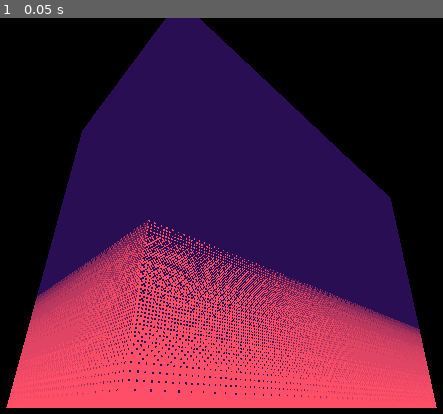
Above: before the commit, frame 1.
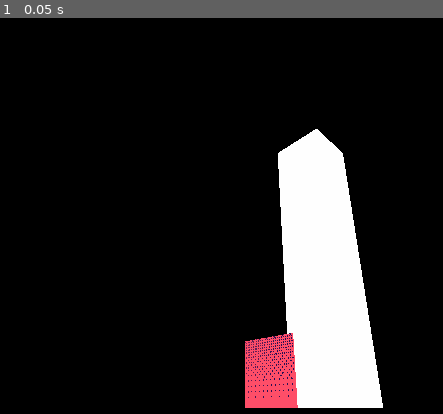
Above: after the commit, the same moment.

Repository: CluckeyMcCormick/ncg2
Game: Godot game, scene res://Main.tscn
The game is run twice, just before and just after one commit, with the same random seed, the same clock (stepped at 60 frames per second) and the same inputs.
Inputs:
- Up to frame 1 (0.05 s): no input

The runs differ from the first frame. In frame 1, 63% of the frame differs, in the area x 1-99%, y 0-99%.

Commit message:
Lay the groundwork for auto generating buildings
We're at cross-purposes here for what we want to do with our textures:
we want the fade/gradient texture to be locked in place, but we want
the window texture to be random to each building and each SIDE of the
building.

Fortunately, Godot allows for two sets of UV textures/coordinates: UV
and UV2. So, we're gonna use the UV coordinates as the 'locked'
coordinates and we're gonna use the UV2 as the 'random' coordinates.

However, to be random to each building, we need to directly build in
the UV/UV2 coordinates by hand. So, I've copied some code from my
ongoing 'fictional-guacamole' project. It works, but to be honest,
it's a bit of a mess. It'll take some time to REALLY sort out how best
to do this...

Diff:
--- /dev/null
+++ b/AutoBuilding.gd
@@ -0,0 +1,52 @@
+extends Spatial
+
+export(Material) var building_material
+
+var len_x = 3
+var len_y = 5
+var len_z = 2
+
+# Load the PolyGen script
+const PolyGen = preload("res://util/PolyGen.gd")
+
+# Called when the node enters the scene tree for the first time.
+func _ready():
+    make_building()
+
+func make_building():
+    $ZNeg.mesh = ready_mesh(Vector2(0, 0), Vector2(1, 1), -1, false, Vector2(0, 0))
+
+func ready_mesh(pointA, pointB, axis_point, is_x, uv2_shift):
+    var new_mesh = Mesh.new()
+    var verts = PoolVector3Array()
+    var UVs = PoolVector2Array()
+    var UV2s = PoolVector2Array()
+
+    var length = 1
+
+    # Points and such
+    var pd
+
+    # Face 1: X-Positive
+    if is_x:
+        pd = PolyGen.create_xlock_face_simple(pointA, pointB, axis_point, uv2_shift)
+    else:
+        pd = PolyGen.create_zlock_face_simple(pointA, pointB, axis_point, uv2_shift)
+    verts.append_array( pd[PolyGen.VECTOR3_KEY] )
+    UVs.append_array( pd[PolyGen.UV_KEY] )
+    UV2s.append_array( pd[PolyGen.UV2_KEY] )
+
+    var st = SurfaceTool.new()
+    st.begin(Mesh.PRIMITIVE_TRIANGLES)
+
+    st.set_material(building_material)
+
+    for v in verts.size():
+        st.add_uv(UVs[v])
+        st.add_vertex(verts[v])
+
+    st.generate_normals()
+    st.generate_tangents()
+
+    st.commit(new_mesh)
+    return new_mesh
--- a/Main.tscn
+++ b/Main.tscn
@@ -1,20 +1,35 @@
-[gd_scene load_steps=3 format=2]
+[gd_scene load_steps=5 format=2]
 
 [ext_resource path="res://materials/BuildingMaterialA.tres" type="Material" id=1]
+[ext_resource path="res://AutoBuilding.gd" type="Script" id=2]
 
 [sub_resource type="CubeMesh" id=1]
 size = Vector3( 4, 6, 8 )
 
+[sub_resource type="CubeMesh" id=2]
+size = Vector3( 1, 5, 1 )
+
 [node name="Main" type="Spatial"]
 
 [node name="SampleBuildery" type="MeshInstance" parent="."]
-transform = Transform( 1, 0, 0, 0, 1, 0, 0, 0, 1, 7, 3, 0 )
+transform = Transform( 1, 0, 0, 0, 1, 0, 0, 0, 1, 7, -7.17138, 0 )
 layers = 2
 mesh = SubResource( 1 )
 material/0 = ExtResource( 1 )
 
 [node name="PrimaryCamera" type="Camera" parent="."]
-transform = Transform( -0.707107, -0.298836, -0.640856, 0, 0.906308, -0.422618, 0.707107, -0.298836, -0.640856, 2, 0, -5.5 )
+transform = Transform( -0.707107, -0.298836, -0.640857, 0, 0.906308, -0.422618, 0.707107, -0.298836, -0.640857, -3, 0, -5 )
 cull_mask = 3
 current = true
 size = 9.0
+
+[node name="AutoBuilding" type="Spatial" parent="."]
+script = ExtResource( 2 )
+building_material = ExtResource( 1 )
+
+[node name="PlaceHolder" type="MeshInstance" parent="AutoBuilding"]
+transform = Transform( 1, 0, 0, 0, 1, 0, 0, 0, 1, 0, 2.5, 0 )
+mesh = SubResource( 2 )
+material/0 = null
+
+[node name="ZNeg" type="MeshInstance" parent="AutoBuilding"]
--- a/materials/BuildingMaterialA.tres
+++ b/materials/BuildingMaterialA.tres
@@ -8,7 +8,7 @@
 shader = ExtResource( 1 )
 shader_param/dark_color = Color( 0.168627, 0.0588235, 0.329412, 1 )
 shader_param/street_color = Color( 1, 0.309804, 0.411765, 1 )
-shader_param/window_color = null
+shader_param/window_color = Color( 1, 1, 1, 1 )
 shader_param/triplanar_scale = Vector3( 0.1, 0.1, 0.1 )
 shader_param/triplanar_offset = Vector3( 0, 0, 0 )
 shader_param/triplanar_sharpness = 9.0
--- a/materials/StreetDarkWindowShader.tres
+++ b/materials/StreetDarkWindowShader.tres
@@ -11,6 +11,7 @@
 [sub_resource type="VisualShaderNodeVectorScalarMix" id=3]
 
 [sub_resource type="VisualShaderNodeVectorScalarMix" id=4]
+output_port_for_preview = 0
 
 [sub_resource type="VisualShaderNodeColorUniform" id=5]
 uniform_name = "dark_color"
@@ -105,7 +106,7 @@
 
 }
 "
-graph_offset = Vector2( -0.0561161, -146.318 )
+graph_offset = Vector2( -74.02, -137 )
 flags/world_vertex_coords = true
 nodes/fragment/0/position = Vector2( 860, 140 )
 nodes/fragment/4/node = SubResource( 5 )
@@ -117,7 +118,7 @@
 nodes/fragment/10/node = SubResource( 1 )
 nodes/fragment/10/position = Vector2( -100, 0 )
 nodes/fragment/11/node = SubResource( 2 )
-nodes/fragment/11/position = Vector2( 180, 280 )
+nodes/fragment/11/position = Vector2( 140, 280 )
 nodes/fragment/22/node = SubResource( 3 )
 nodes/fragment/22/position = Vector2( 380, 40 )
 nodes/fragment/23/node = SubResource( 4 )
--- /dev/null
+++ b/util/PolyGen.gd
@@ -0,0 +1,203 @@
+extends Node
+
+# These functions need to return two different items - a PoolVector2Array and a
+# PoolVector3Array. Since GDScript lacks custom classes, and there's no
+# returning multiple values, we'll pack our return values into a dictionary.
+# We'll get the values out using these key constants.
+const VECTOR3_KEY = "vertex_pool_array"
+const UV_KEY = "uv_pool_array"
+const UV2_KEY = "uv2_pool_array"
+
+# --------------------------------------------------------
+#
+# Simple Face Creation
+#
+# --------------------------------------------------------
+# Most of the functions in this utility script draw rectangular polygons using
+# only two points: A and B. That's because we can draw simple rectangular faces
+# like so:
+#
+#       B-----------------Ad      Given A and B, where A and B are both Vector2
+#       |                  |      values, drawing a polygon is trivial! All we
+#       |                  |      need is a constant (that will change with the
+#       Bd-----------------A      type of face).
+#
+# We'll use the designations A-derivative ("Ad") and B-derivative ("Bd") to
+# refer to the derived points as designated above.
+
+# Creates a face where the position on the Y-axis is locked. The user can
+# control what direction is "upwards" by manipulating pointA and pointB
+# appropriately. UV coordinates must be provided as uvA and uvB.
+static func create_ylock_face(
+    pointA : Vector2, pointB : Vector2, y_pos : float,
+    uvA : Vector2, uvB : Vector2, uv2_shift : Vector2
+):
+    var v2 = PoolVector2Array()
+    var v2_uv2 = PoolVector2Array()
+    var v3 = PoolVector3Array()
+
+    var A3 = Vector3(pointA.x, y_pos, pointA.y)
+    var B3 = Vector3(pointB.x, y_pos, pointB.y)
+    var Ad3 = Vector3(pointA.x, y_pos, pointB.y)
+    var Bd3 = Vector3(pointB.x, y_pos, pointA.y)
+
+    var A2 = uvA
+    var B2 = uvB
+    var Ad2 = Vector2(uvA.x, uvB.y)
+    var Bd2 = Vector2(uvB.x, uvA.y)
+
+    # Triangle 1
+    v3.append( A3 ) # A
+    v3.append( B3 ) # B
+    v3.append( Ad3 ) # Ad
+    v2.append( A2 ) # A
+    v2.append( B2 ) # B
+    v2.append( Ad2 ) # Ad
+    v2_uv2.append( A2 + uv2_shift) # A
+    v2_uv2.append( B2 + uv2_shift ) # B
+    v2_uv2.append( Ad2 + uv2_shift ) # Ad
+
+    # Triangle 2
+    v3.append( A3 ) # A
+    v3.append( Bd3 ) # Bd
+    v3.append( B3 ) # B
+    v2.append( A2 ) # A
+    v2.append( Bd2 ) # Bd
+    v2.append( B2 ) # B
+    v2_uv2.append( A2 + uv2_shift ) # A
+    v2_uv2.append( Bd2 + uv2_shift ) # Bd
+    v2_uv2.append( B2 + uv2_shift ) # B
+
+    return {VECTOR3_KEY: v3, UV_KEY: v2, UV2_KEY: v2_uv2}
+
+# Wrapper for the regular create_xlock_face function, but this one passes the
+# two vertex points as the UV points, creating a face that has the UV values
+# aligned with it's initial position in space.
+static func create_ylock_face_simple(
+    pointA : Vector2, pointB : Vector2, y_pos : float, uv2_shift : Vector2
+):
+    return create_ylock_face(pointA, pointB, y_pos, pointA, pointB, uv2_shift)
+
+# Creates a face where the position on the X-axis is locked. The user can
+# control what direction is the "front" by manipulating pointA and pointB
+# appropriately. I've also observed that the texture of vertical faces is often
+# inverted, so an option is provided to invert the texture vertically - it is
+# enabled by default. UV coordinates must be provided as uvA and uvB.
+static func create_xlock_face(
+    pointA : Vector2, pointB : Vector2, x_pos : float,
+    uvA : Vector2, uvB : Vector2, uv2_shift : Vector2, invert_UV_y : bool = true
+):
+    var v2 = PoolVector2Array()
+    var v2_uv2 = PoolVector2Array()
+    var v3 = PoolVector3Array()
+
+    var A3 = Vector3(x_pos, pointA.y, pointA.x)
+    var B3 = Vector3(x_pos, pointB.y, pointB.x)
+    var Ad3 = Vector3(x_pos, pointB.y, pointA.x)
+    var Bd3 = Vector3(x_pos, pointA.y, pointB.x)
+
+    var A2 = uvA
+    var B2 = uvB
+    var Ad2 = Vector2(uvA.x, uvB.y)
+    var Bd2 = Vector2(uvB.x, uvA.y)
+
+    if invert_UV_y:
+        A2.y = -A2.y
+        B2.y = -B2.y
+        Ad2.y = -Ad2.y
+        Bd2.y = -Bd2.y
+
+    # Triangle 1
+    v3.append( A3 ) # A
+    v3.append( B3 ) # B
+    v3.append( Ad3 ) # Ad
+    v2.append( A2 ) # A
+    v2.append( B2 ) # B
+    v2.append( Ad2 ) # Ad
+    v2_uv2.append( A2 + uv2_shift ) # A
+    v2_uv2.append( B2 + uv2_shift ) # B
+    v2_uv2.append( Ad2 + uv2_shift ) # Ad
+
+    # Triangle 2
+    v3.append( A3 ) # A
+    v3.append( Bd3 ) # Bd
+    v3.append( B3 ) # B
+    v2.append( A2 ) # A
+    v2.append( Bd2 ) # Bd
+    v2.append( B2 ) # B
+    v2_uv2.append( A2 + uv2_shift ) # A
+    v2_uv2.append( Bd2 + uv2_shift ) # Bd
+    v2_uv2.append( B2 + uv2_shift ) # B
+
+    return {VECTOR3_KEY: v3, UV_KEY: v2, UV2_KEY: v2_uv2}
+
+# Wrapper for the regular create_xlock_face function, but this one passes the
+# two vertex points as the UV points, creating a face that has the UV values
+# aligned with it's initial position in space.
+static func create_xlock_face_simple(
+    pointA : Vector2, pointB : Vector2, x_pos : float, uv2_shift : Vector2,
+    invert_UV_y: bool = true
+):
+    return create_xlock_face(pointA, pointB, x_pos, pointA, pointB, uv2_shift, invert_UV_y)
+
+# Creates a face where the position on the Z-axis is locked. The user can
+# control what direction is the "front" by manipulating pointA and pointB
+# appropriately. I've also observed that the texture of vertical faces is often
+# inverted, so an option is provided to invert the texture vertically - it is
+# enabled by default.
+static func create_zlock_face(
+    pointA : Vector2, pointB : Vector2, z_pos : float,
+    uvA : Vector2, uvB : Vector2, uv2_shift : Vector2, invert_UV_y: bool = true
+):
+    var v2 = PoolVector2Array()
+    var v2_uv2 = PoolVector2Array()
+    var v3 = PoolVector3Array()
+
+    var A3 = Vector3(pointA.x, pointA.y, z_pos)
+    var B3 = Vector3(pointB.x, pointB.y, z_pos)
+    var Ad3 = Vector3(pointA.x, pointB.y, z_pos)
+    var Bd3 = Vector3(pointB.x, pointA.y, z_pos)
+
+    var A2 = uvA
+    var B2 = uvB
+    var Ad2 = Vector2(uvA.x, uvB.y)
+    var Bd2 = Vector2(uvB.x, uvA.y)
+
+    if invert_UV_y:
+        A2.y = -A2.y
+        B2.y = -B2.y
+        Ad2.y = -Ad2.y
+        Bd2.y = -Bd2.y
+
+    # Triangle 1
+    v3.append( A3 ) # A
+    v3.append( B3 ) # B
+    v3.append( Ad3 ) # Ad
+    v2.append( A2 ) # A
+    v2.append( B2 ) # B
+    v2.append( Ad2 ) # Ad
+    v2_uv2.append( A2 + uv2_shift ) # A
+    v2_uv2.append( B2 + uv2_shift ) # B
+    v2_uv2.append( Ad2 + uv2_shift ) # Ad
+
+    # Triangle 2
+    v3.append( A3 ) # A
+    v3.append( Bd3 ) # Bd
+    v3.append( B3 ) # B
+    v2.append( A2 ) # A
+    v2.append( Bd2 ) # Bd
+    v2.append( B2 ) # B
+    v2_uv2.append( A2 + uv2_shift ) # A
+    v2_uv2.append( Bd2 + uv2_shift ) # Bd
+    v2_uv2.append( B2 + uv2_shift ) # B
+
+    return {VECTOR3_KEY: v3, UV_KEY: v2, UV2_KEY: v2_uv2}
+
+# Wrapper for the regular create_zlock_face function, but this one passes the
+# two vertex points as the UV points, creating a face that has the UV values
+# aligned with it's initial position in space.
+static func create_zlock_face_simple(
+    pointA : Vector2, pointB : Vector2, z_pos : float, uv2_shift : Vector2,
+    invert_UV_y: bool = true
+):
+    return create_zlock_face(pointA, pointB, z_pos, pointA, pointB, uv2_shift, invert_UV_y)
Not shown, added: scripts/16A_01.png.import
Not shown, added: scripts/16A_02.png.import
Not shown, added: scripts/16A_03.png.import
Not shown, added: scripts/16A_04.png.import
Not shown, added: scripts/16A_05.png.import
Not shown, added: scripts/16A_06.png.import
Not shown, added: scripts/16T.png.import
Not shown, added: scripts/component.png.import
Binary file added: textures/no_edge_horizontal.png
Not shown, added: textures/no_edge_horizontal.png.import
